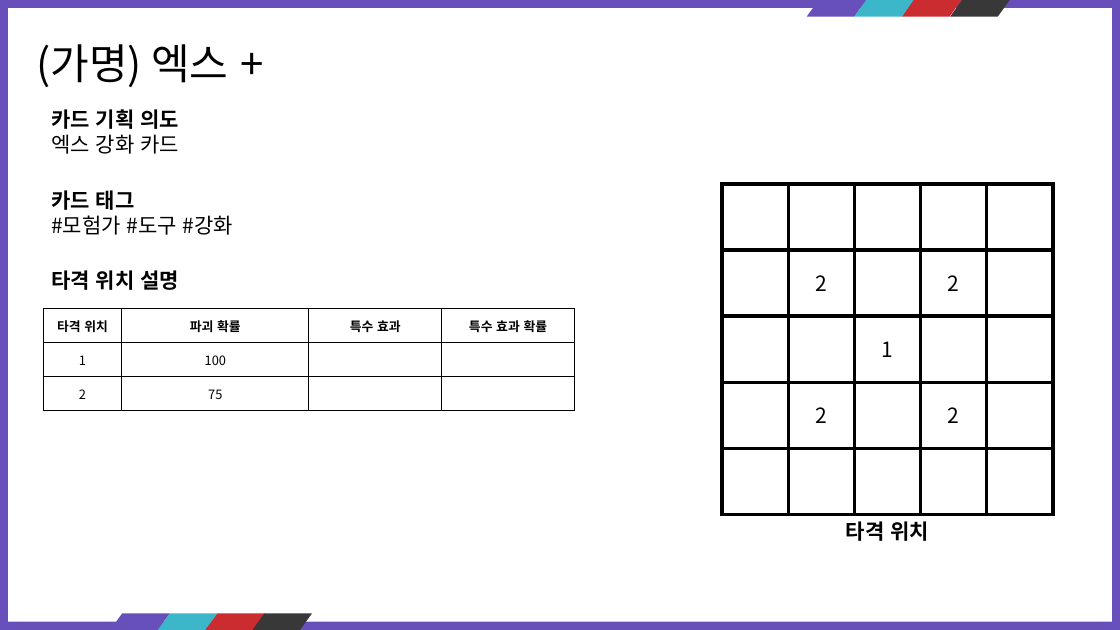
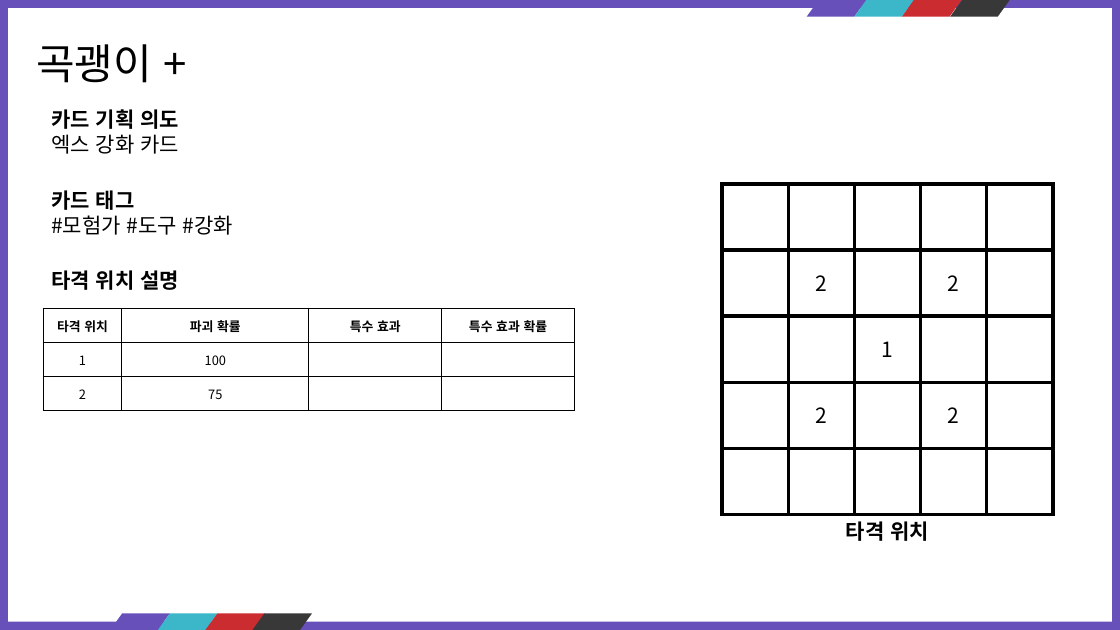
Before and after one commit to kauthor/FluffyDisdog, a slide deck: slide 16 of Plan/기획서/카드 정리.pptx. Drawn at 1120x630 pixels with LibreOffice and Linux fonts; fonts in the diff are those of the drawing. Boxes give left, top, right and bottom in pixels: in the first picture for what was removed or moved away, otherwise in the second. Text is boxed around its words. In the diff, an @@ line names an element or a change of style, - is before the commit and + after.

```diff
--- a/Plan/기획서/카드 정리.pptx
+++ b/Plan/기획서/카드 정리.pptx
@@ text at bbox=[36, 44, 152, 83]: text changed @@
-(가명) 엑스 +
+곡괭이 +
```
Also in this commit, not shown: 12 other slides changed, 1 other file.
